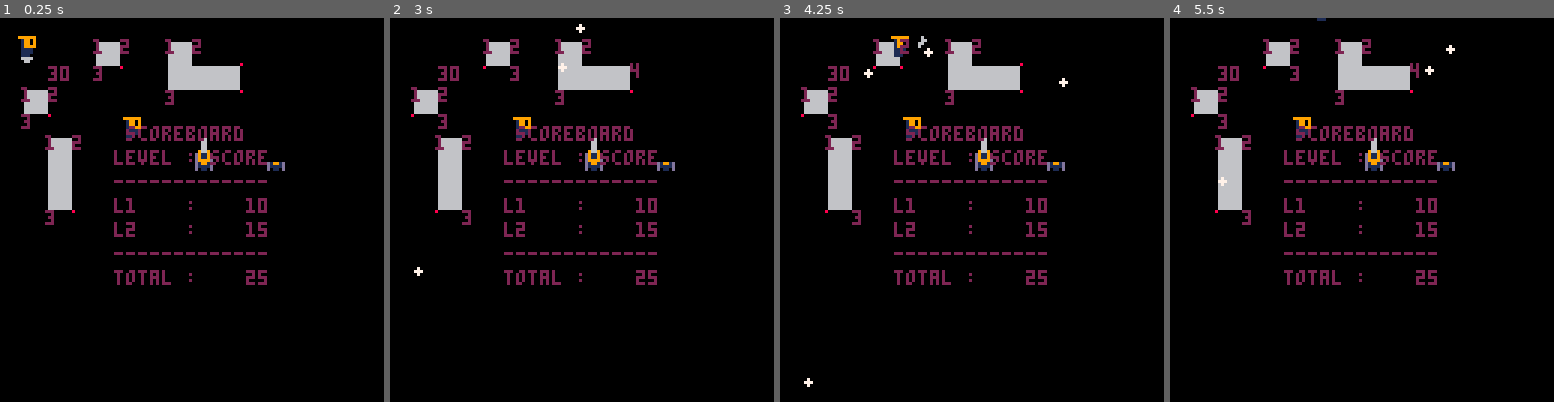
Above: before the commit, frames 1-4 (left to right).
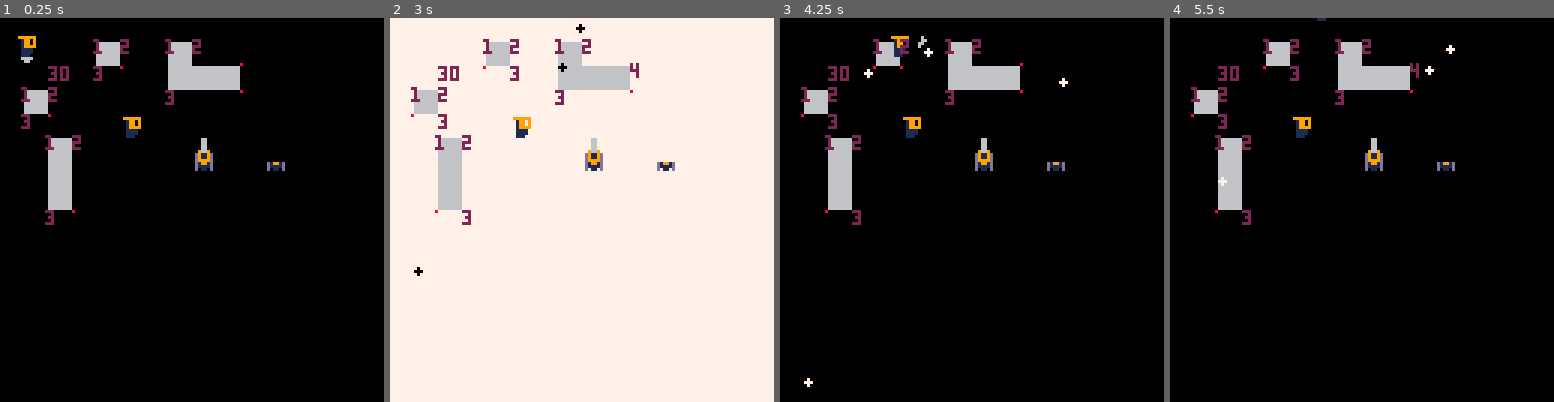
Above: after the commit, the same moments.

Repository: Shishudy/GlobalGameJam2026
Game: PICO-8 cartridge lua/playertest.p8
Same seed, same stepped clock (60 frames per second), same inputs: the game is played once before the commit and once after it.
Inputs:
- Up to frame 1 (0.25 s): no input
- Up to frame 2 (3 s): tap X (X key) at 0.33, 1.07, 1.85, 2.97 s; tap O (Z key) at 0.7, 1.7, 2.1, 2.5, 2.9 s; hold Right 1.6-2.1 s; hold Up 2.15-2.42 s; hold Right from 2.47 s (still down)
- Up to frame 3 (4.25 s): release Right at 3.03 s; hold Left 3.08-3.58 s; tap O (Z key) at 3.3, 3.7, 4.1 s; hold Down 3.63-3.97 s; hold Right from 4.02 s (still down); tap X (X key) at 4.08 s
- Up to frame 4 (5.5 s): tap O (Z key) at 4.5, 4.9, 5.3 s; release Right at 4.68 s; hold Up 4.73-5.03 s; hold Left from 5.08 s (still down); tap X (X key) at 5.2 s

The runs differ from the first frame. In frame 1, 2.5% of the frame differs, in the area x 29-70%, y 28-70%; in frame 2, 95%, in the area x 0-100%, y 0-100%; in frame 3, 2.5%; in frame 4, 2.5%.

Commit message:
added mask mechanic

Diff:
--- a/lua/Main.lua
+++ b/lua/Main.lua
@@ -9,10 +9,12 @@
     drawPlayer()
     drawBullets()
     draw_shadow()
-    time_table:display()
 end
 
 function _update()
+    if (btn(5)) do
+        activate_mask()
+    end
     updatePlayer()
     updateBullets()
 end
--- /dev/null
+++ b/lua/Mask.lua
@@ -0,0 +1,11 @@
+local inverted = false
+
+function activate_mask()
+    if (inverted == true) do
+        pal()
+    else
+        pal(0, 7, 1)
+        pal(7, 0, 1)
+    end
+    inverted = not inverted
+end
--- a/lua/playertest.p8
+++ b/lua/playertest.p8
@@ -4,6 +4,7 @@
 #include constants.lua
 #include helpers.lua
 #include time.lua
+#include mask.lua
 #include player.lua
 #include bullets.lua
 #include shadows.lua
